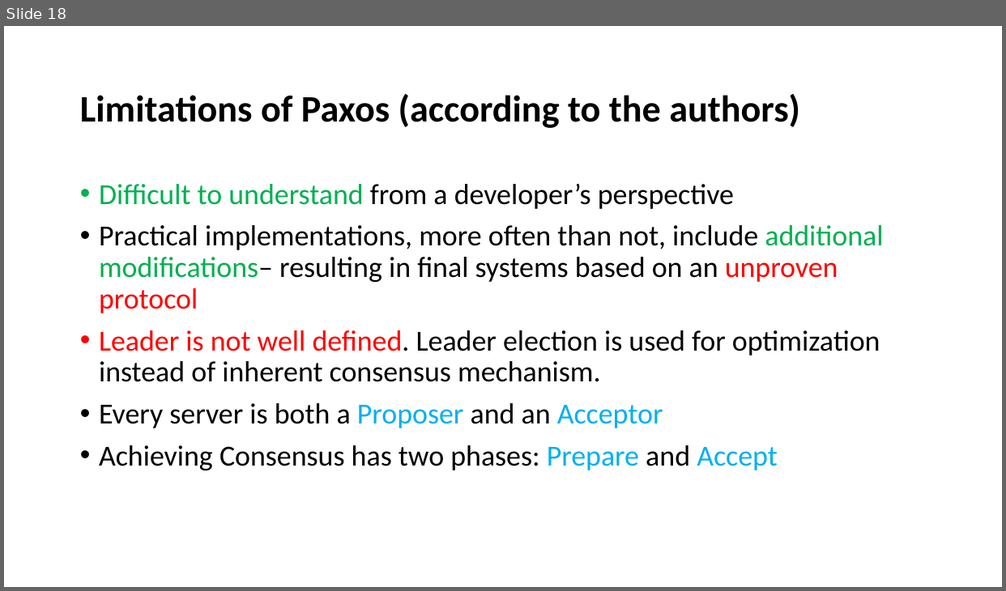
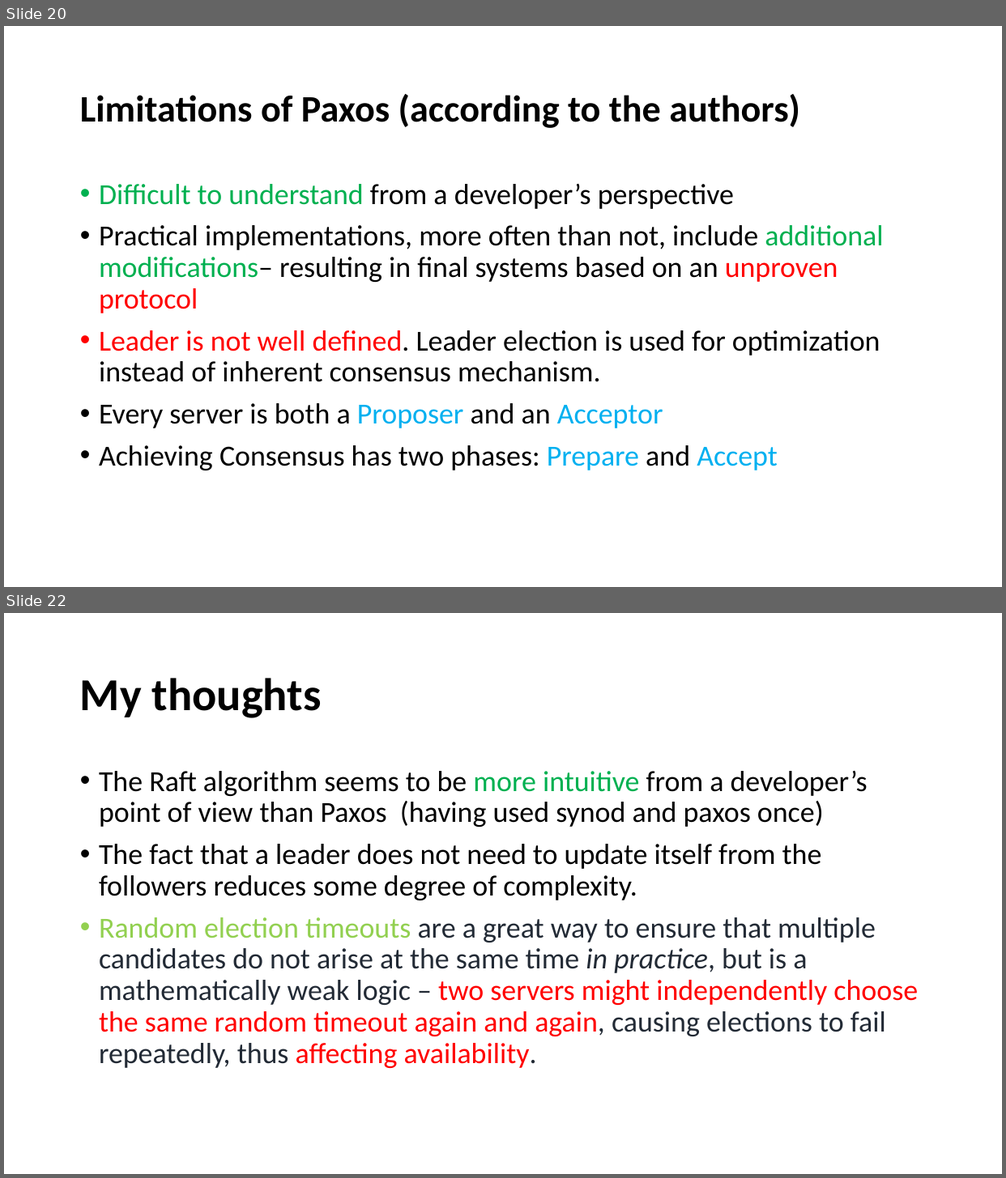
Before and after one commit to paulsaswata/public, a slide deck: The Raft Consensus Algorithm.pptx. Shown one above the other, each under a label of ours: slide 18 before the commit, slides 20 and 22 after it; the slides between them are not shown. The pictures are 1006x591 and 1006x1178 pixels, drawn with LibreOffice and Linux fonts; fonts in the diff are those of the drawing. Boxes give left, top, right and bottom in pixels: in the first picture for what was removed or moved away, otherwise in the second. Text is boxed around its words. In the diff, an @@ line names an element or a change of style, - is before the commit and + after.

Commit message:
added raft ppt

```diff
--- a/The Raft Consensus Algorithm.pptx
+++ b/The Raft Consensus Algorithm.pptx
@@ slide 22 added at (x1=4, y1=613, x2=1002, y2=1174), background #FFFFFF @@
@@ title added at (x1=80, y1=678, x2=322, y2=718), 44 pt, text #000000, bold @@
+My thoughts
@@ text added at (x1=99, y1=771, x2=918, y2=1068), 28 pt, text #000000 @@
+• The Raft algorithm seems to be more intuitive from a developer’s point of view than Paxos (having used synod and paxos once)
+• The fact that a leader does not need to update itself from the followers reduces some degree of complexity.
+• Random election timeouts are a great way to ensure that multiple candidates do not arise at the same time in practice, but is a mathematically weak logic – two servers might independently choose the same random timeout again and again, causing elections to fail repeatedly, thus affecting availability.
@@ what was slide 18 is now slide 20 @@
```
Also in this commit, not shown: 9 slides changed, 3 other slides added.
